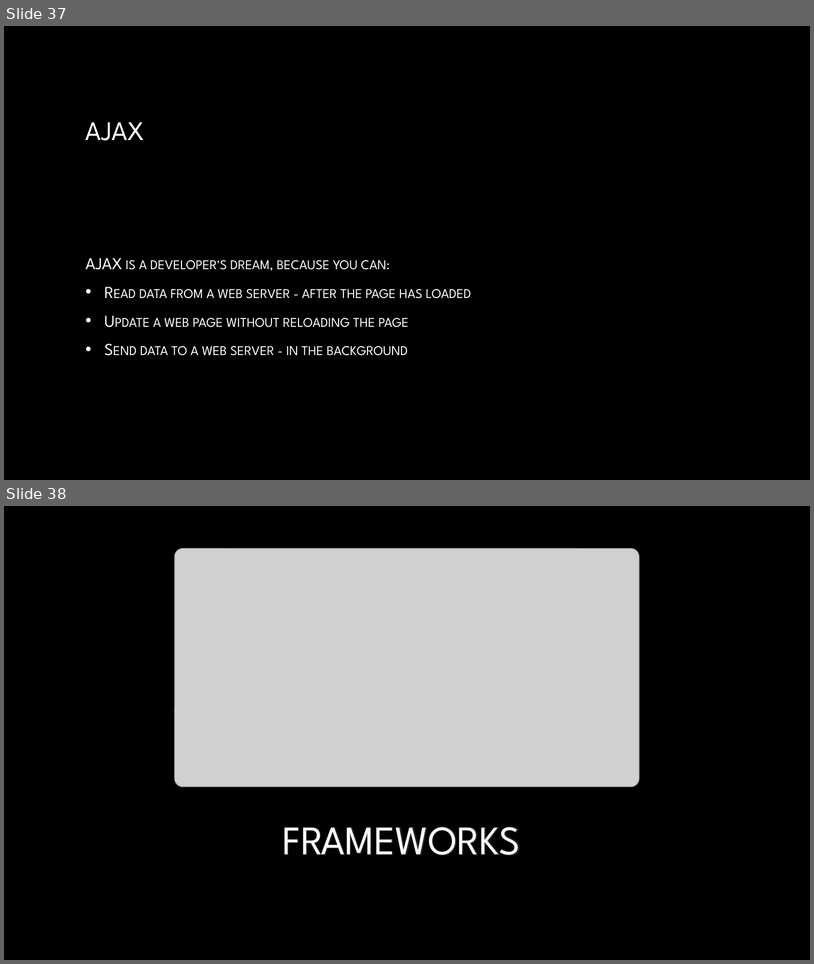
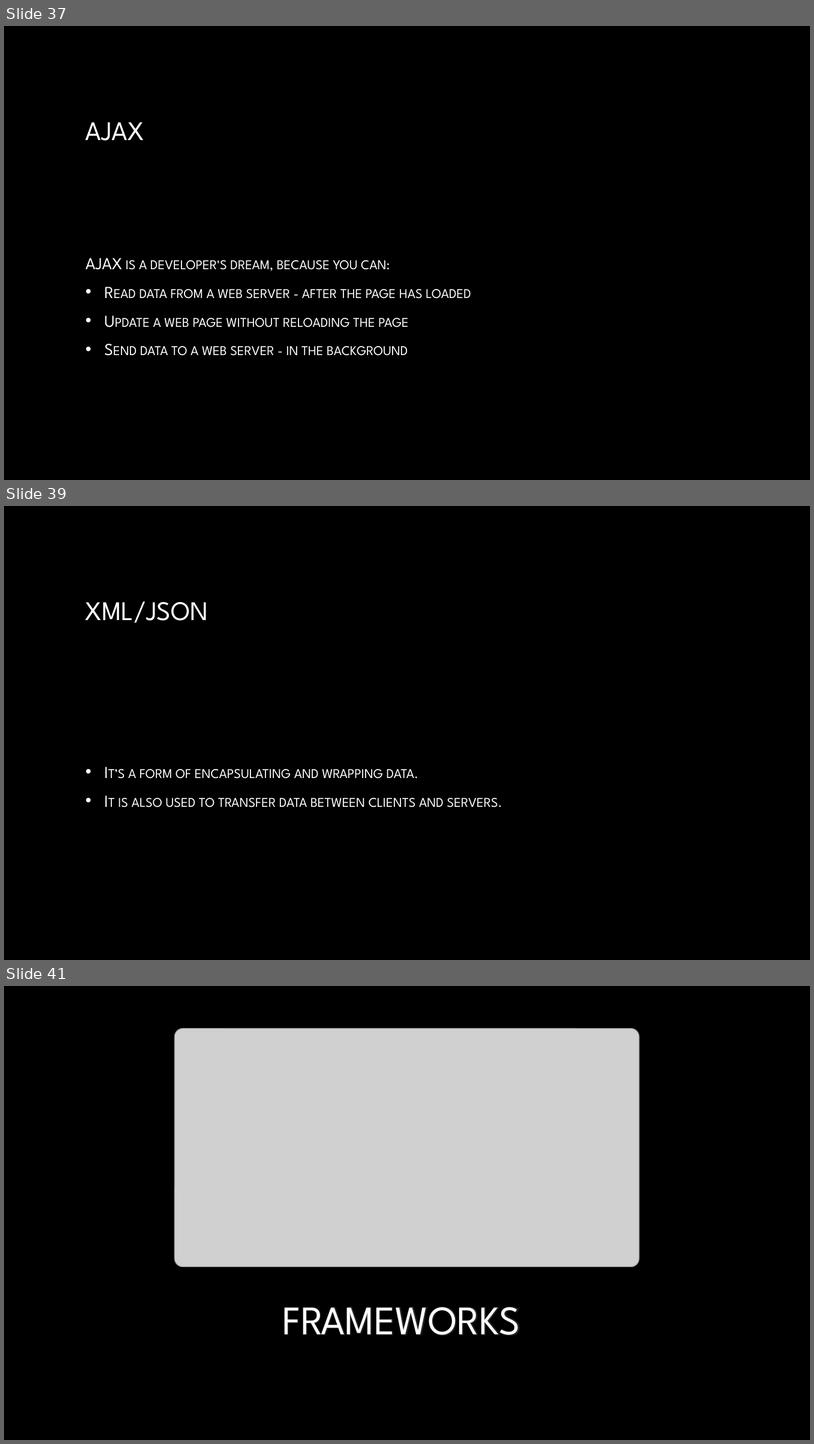
Before and after one commit to saahithhegde/webapplication, a slide deck: web_application_programming.pptx. Shown one above the other, each under a label of ours: slides 37 and 38 before the commit, slides 37, 39 and 41 after it; the slides between them are not shown. The pictures are 814x964 and 814x1444 pixels, drawn with LibreOffice and Linux fonts; fonts in the diff are those of the drawing; grey boxes stand for pictures; background and template pictures are left out. Boxes give left, top, right and bottom in pixels: in the first picture for what was removed or moved away, otherwise in the second. Text is boxed around its words. In the diff, an @@ line names an element or a change of style, - is before the commit and + after.

```diff
--- a/web_application_programming.pptx
+++ b/web_application_programming.pptx
@@ slide 39 added at (4,506,810,960), background picture (left out) @@
@@ title added at (86,601,209,623), 32 pt, text gradient #FFFFFF to #A6A6A6 @@
+XML/JSON
@@ text added at (108,769,503,807), 20 pt, text gradient #FFFFFF to #BFBFBF, small capitals @@
+• It’s a form of encapsulating and wrapping data.
+• It is also used to transfer data between clients and servers.
@@ what was slide 38 is now slide 41 @@
```
Also in this commit, not shown: 2 other slides added.
